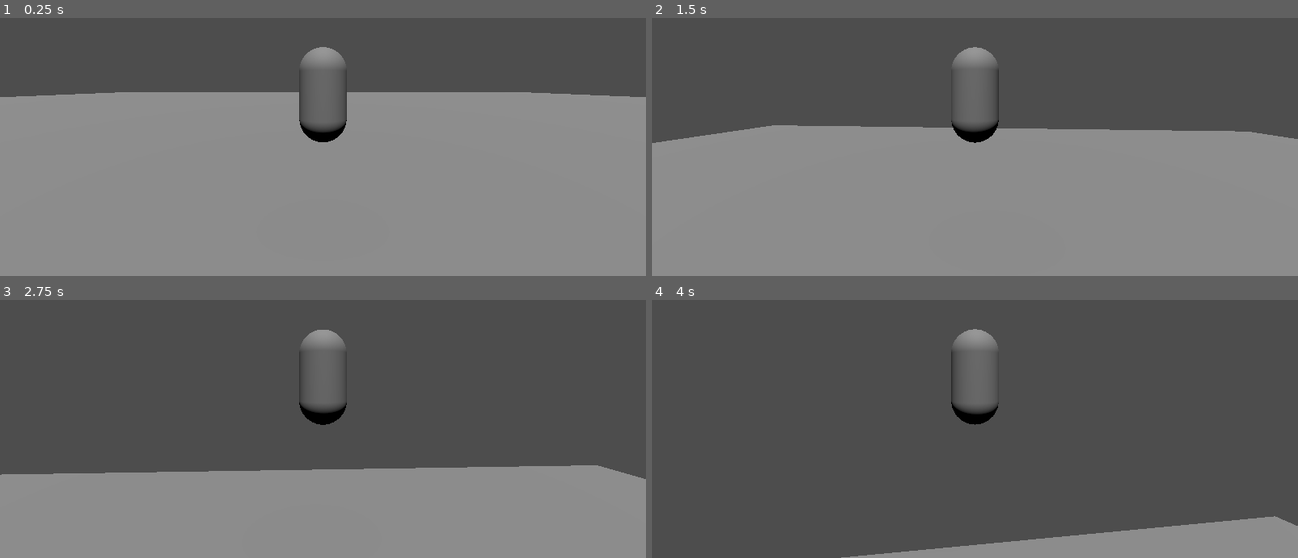
Above: before the commit, frames 1-4 (two rows, left to right).
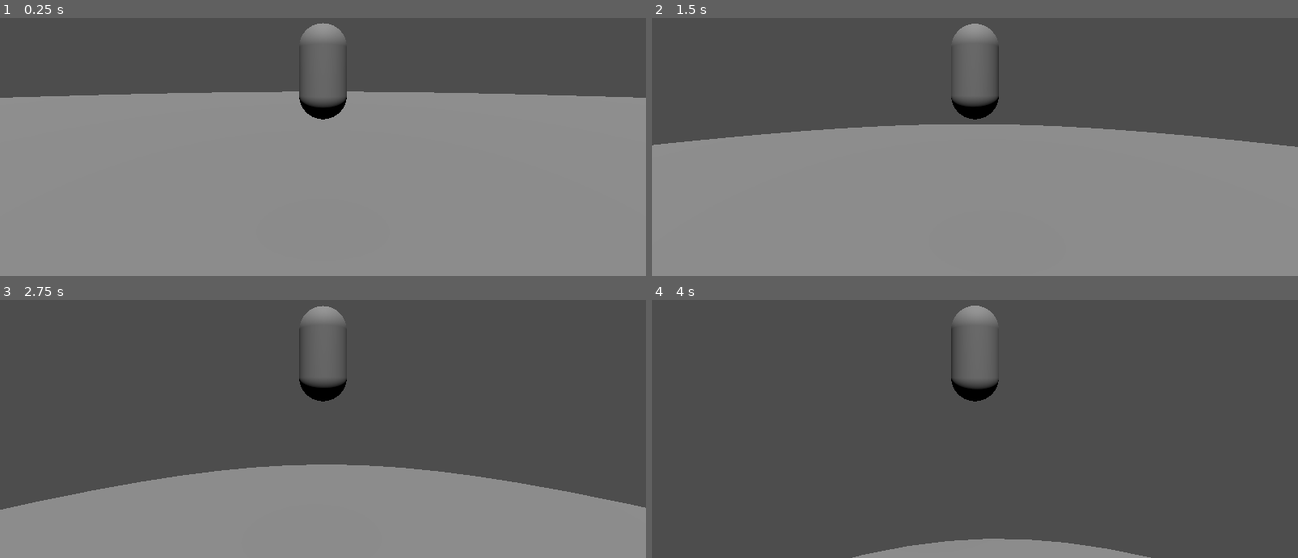
Above: after the commit, the same moments.

Repository: Al1002/hackTuesX
Game: Godot game, scene res://main.tscn
Two runs of this game, one before a commit and one after it. Both use one fixed random seed, a clock stepped at 60 frames per second and the inputs below.
Inputs (mouse positions are in pixels of both pictures, inside the frame that each line leads up to):
- Up to frame 1 (0.25 s): no input
- Up to frame 2 (1.5 s): move the mouse to (1007, 92) at 0.52 s; hold Up (ui_up) from 0.53 s (still down); tap Space (jump) at 0.6, 0.77, 1.07, 1.35 s; move the mouse to (942, 95) at 1.27 s
- Up to frame 3 (2.75 s): keep holding Up (ui_up); tap Space (jump) at 1.52, 1.82, 2.1 s; move the mouse to (335, 369) at 2.02 s
- Up to frame 4 (4 s): keep holding Up (ui_up); move the mouse to (968, 382) at 2.77 s; tap Space (jump) at 2.85, 3.02, 3.32, 3.6, 3.77 s; move the mouse to (1020, 382) at 3.52 s

The runs differ from the first frame. In frame 1, 2.1% of the frame differs, in the area x 0-100%, y 1-49%; in frame 2, 3.0%; in frame 3, 6.4%, in the area x 0-100%, y 2-82%; in frame 4, 6.0%.

Commit message:
Idk

Diff:
--- a/character_body.tscn
+++ b/character_body.tscn
@@ -1,9 +1,9 @@
-[gd_scene load_steps=5 format=3 uid="uid://d0ujtemte453e"]
+[gd_scene load_steps=5 format=3 uid="uid://cepjwdnob3o6l"]
 
 [ext_resource type="Script" path="res://character_body.gd" id="1_r8e6a"]
-[ext_resource type="AudioStream" uid="uid://vq4l2h2mapqb" path="res://jump_splash.wav" id="2_youuh"]
+[ext_resource type="AudioStream" path="res://jump_splash.wav" id="2_youuh"]
 
-[sub_resource type="CapsuleShape3D" id="CapsuleShape3D_xu45o"]
+[sub_resource type="SphereShape3D" id="SphereShape3D_psaf7"]
 
 [sub_resource type="CapsuleMesh" id="CapsuleMesh_2jntw"]
 
@@ -11,9 +11,10 @@
 script = ExtResource("1_r8e6a")
 
 [node name="CollisionShape3D" type="CollisionShape3D" parent="."]
-shape = SubResource("CapsuleShape3D_xu45o")
+shape = SubResource("SphereShape3D_psaf7")
 
 [node name="MeshInstance3D" type="MeshInstance3D" parent="."]
+transform = Transform3D(1, 0, 0, 0, 1, 0, 0, 0, 1, 0, 0.487261, 0)
 mesh = SubResource("CapsuleMesh_2jntw")
 
 [node name="AudioStreamPlayer" type="AudioStreamPlayer" parent="."]
--- a/main.tscn
+++ b/main.tscn
@@ -1,11 +1,13 @@
-[gd_scene load_steps=5 format=3 uid="uid://pygyx6cc2ads"]
+[gd_scene load_steps=5 format=3 uid="uid://bsod22qsae4fr"]
 
-[ext_resource type="PackedScene" uid="uid://d0ujtemte453e" path="res://character_body.tscn" id="1_flr0v"]
+[ext_resource type="PackedScene" uid="uid://cepjwdnob3o6l" path="res://character_body.tscn" id="1_flr0v"]
 
-[sub_resource type="BoxShape3D" id="BoxShape3D_atxmj"]
-size = Vector3(60, 1, 60)
+[sub_resource type="CylinderShape3D" id="CylinderShape3D_a5rpt"]
+radius = 30.0
 
-[sub_resource type="BoxMesh" id="BoxMesh_5y26m"]
+[sub_resource type="CylinderMesh" id="CylinderMesh_hh17p"]
+top_radius = 30.0
+bottom_radius = 15.0
 
 [sub_resource type="SeparationRayShape3D" id="SeparationRayShape3D_vp2ws"]
 
@@ -14,19 +16,18 @@
 [node name="Ground" type="StaticBody3D" parent="."]
 
 [node name="CollisionShape3D" type="CollisionShape3D" parent="Ground"]
-shape = SubResource("BoxShape3D_atxmj")
+shape = SubResource("CylinderShape3D_a5rpt")
 metadata/_edit_lock_ = true
 
 [node name="MeshInstance3D" type="MeshInstance3D" parent="Ground"]
-transform = Transform3D(60, 0, 0, 0, 1, 0, 0, 0, 60, 0, 0, 0)
-mesh = SubResource("BoxMesh_5y26m")
+mesh = SubResource("CylinderMesh_hh17p")
 metadata/_edit_lock_ = true
 
 [node name="DirectionalLight3D" type="DirectionalLight3D" parent="."]
 transform = Transform3D(-1, -7.84408e-08, -3.85977e-08, 0, -0.441506, 0.897258, -8.74228e-08, 0.897258, 0.441506, 0, 0, 0)
 
 [node name="Player_character" parent="." instance=ExtResource("1_flr0v")]
-transform = Transform3D(1, 0, 0, 0, 1, 0, 0, 0, 1, 0, 1, 0)
+transform = Transform3D(1, 0, 0, 0, 1, 0, 0, 0, 1, 0, 2.06043, 0)
 
 [node name="SpringArm3D" type="SpringArm3D" parent="Player_character"]
 transform = Transform3D(1, 0, 0, 0, 0.998924, 0.0463742, 0, -0.0463742, 0.998924, 0, 0, 0)
